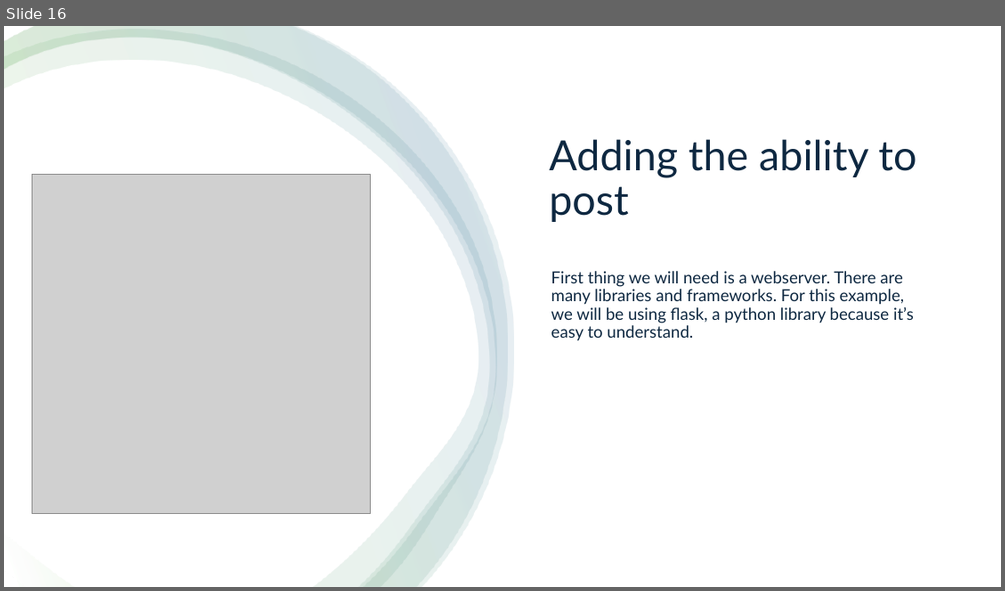
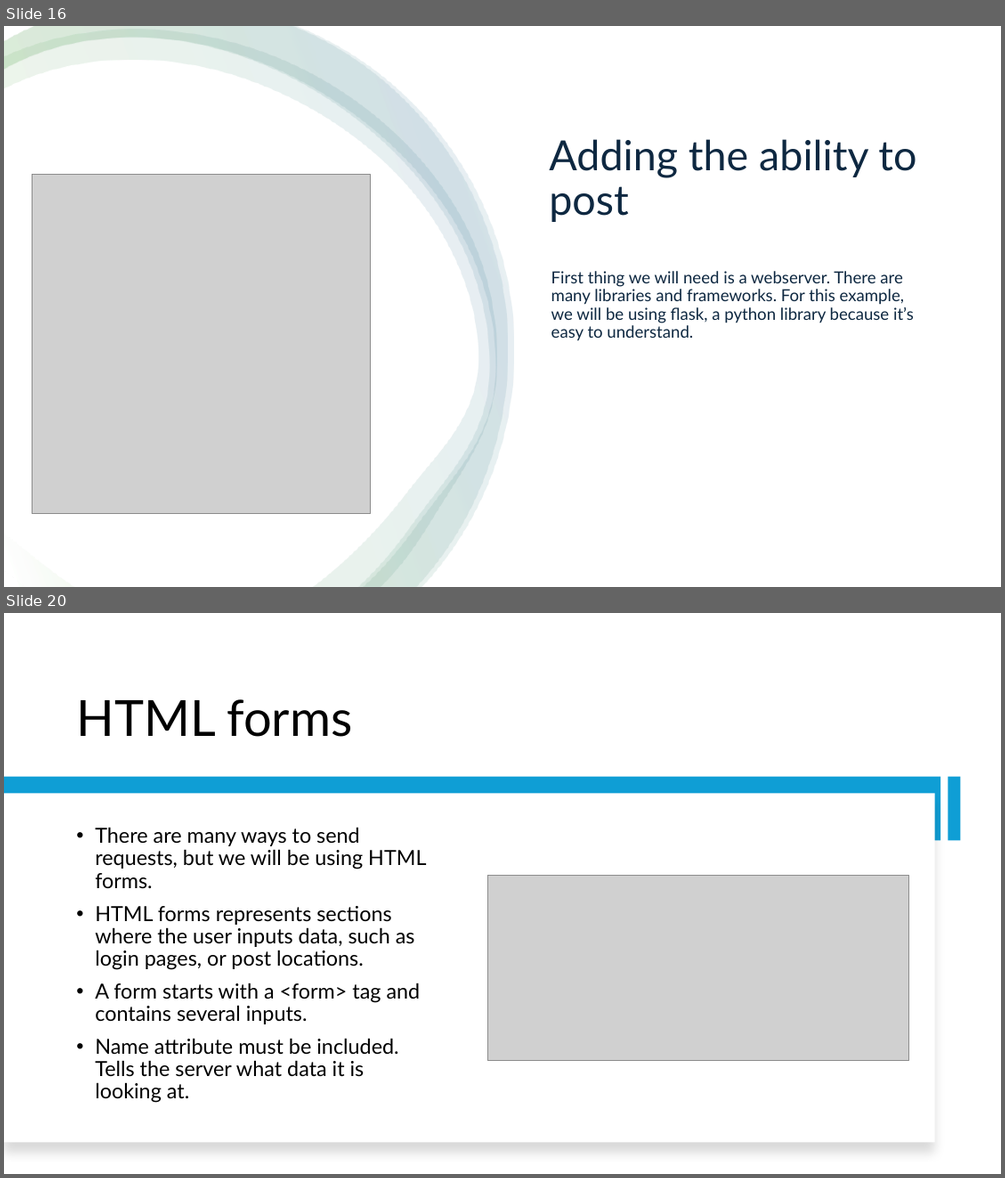
Before and after one commit to KirilBourakov/CS-Square-presentation, a slide deck: Presentation.pptx. Shown one above the other, each under a label of ours: slide 16 before the commit, slides 16 and 20 after it; the slides between them are not shown. The pictures are 1005x591 and 1005x1178 pixels, drawn with LibreOffice and Linux fonts; fonts in the diff are those of the drawing; grey boxes stand for pictures. Boxes give left, top, right and bottom in pixels: in the first picture for what was removed or moved away, otherwise in the second. Text is boxed around its words. In the diff, an @@ line names an element or a change of style, - is before the commit and + after.

```diff
--- a/Presentation.pptx
+++ b/Presentation.pptx
@@ slide 20 added at box(4, 613, 1001, 1174), background #FFFFFF @@
@@ title added at box(76, 699, 352, 737), 48 pt, text #000000 @@
+HTML forms
@@ rectangle added at box(4, 777, 941, 840), fill #0F9ED5 @@
@@ rectangle added at box(4, 793, 935, 1143), fill #FFFFFF @@
@@ rectangle added at box(947, 777, 961, 840), fill #0F9ED5 @@
@@ text added at box(95, 827, 426, 1103), 20 pt, text #000000 @@
+• There are many ways to send requests, but we will be using HTML forms.
+• HTML forms represents sections where the user inputs data, such as login pages, or post locations.
+• A form starts with a <form> tag and contains several inputs.
+• Name attribute must be included. Tells the server what data it is looking at.
@@ picture added at box(487, 876, 908, 1060) @@
```
Also in this commit, not shown: 1 slide changed, 3 other slides added, 11 other files.
